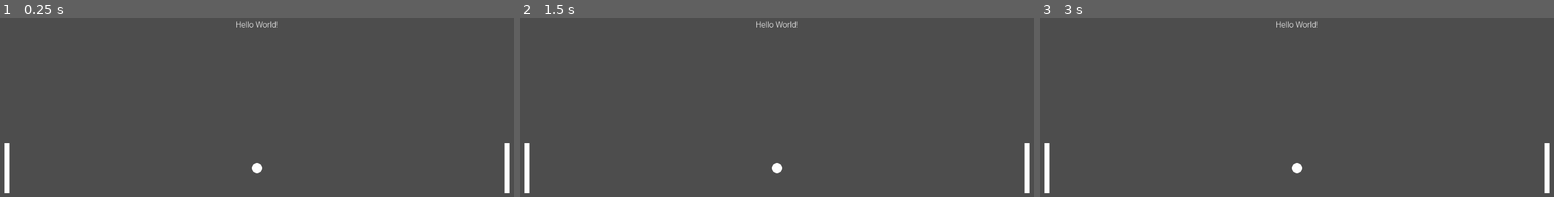
Above: before the commit, frames 1-3 (left to right).
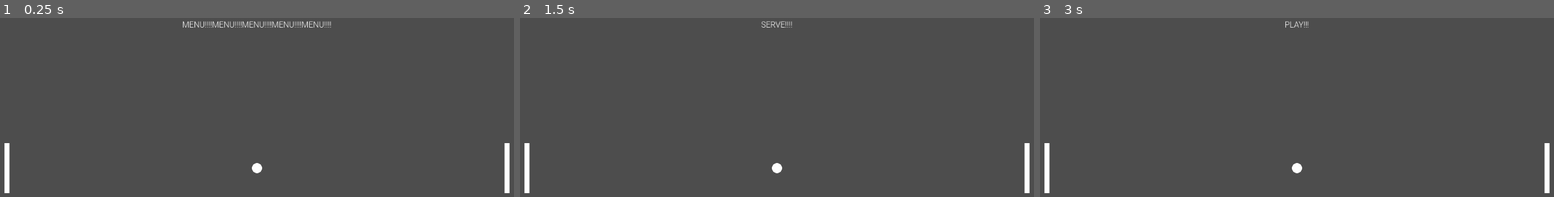
Above: after the commit, the same moments.

Repository: KobyS82/Pong-Remake
Game: Godot game, scene res://pong-03/node_2d.tscn
Same seed, same stepped clock (60 frames per second), same inputs: the game is played once before the commit and once after it.
Inputs:
- Up to frame 1 (0.25 s): no input
- Up to frame 2 (1.5 s): tap Enter at 0.5 s; hold Space 0.53-1.28 s; tap Space at 1.35 s
- Up to frame 3 (3 s): tap Space at 1.52, 1.82, 2.85 s; hold Space 2.03-2.78 s

The runs differ from the first frame. In frame 1, 0.5% of the frame differs, in the area x 35-65%, y 1-6%; in frame 2, 0.2%; in frame 3, 0.1%.

Commit message:
added states for menu/serve/play

Diff:
--- a/pong-03/pong.gd
+++ b/pong-03/pong.gd
@@ -1,4 +1,11 @@
 extends Node2D
+
+# states
+enum GAME_STATE {MENU, SERVE, PLAY}
+var isPlayerServe = true
+
+# current state
+var currentGameState = GAME_STATE.MENU
 
 # screen values
 @onready var screenWidth = get_tree().get_root().size.x
@@ -39,6 +46,11 @@
 # string variable
 var stringPosition
 
+# delta key
+const RESET_DELTA_KEY = 0.0
+const MAX_KEY_TIME = 0.3
+var deltaKeyPress = RESET_DELTA_KEY
+
 func _ready() -> void:
 	#print(get_tree().get_root().size)
 	font.font_data = robotoFile
@@ -47,8 +59,29 @@
 	heightFont = font.get_height()
 	stringPosition = Vector2(halfScreenWidth - halfWidthFont, heightFont)
 
-func _physics_process(_delta: float) -> void:
-	pass
+func _physics_process(delta: float) -> void:
+
+	deltaKeyPress += delta
+
+	match currentGameState:
+		GAME_STATE.MENU:
+			changeString("MENU!!!!MENU!!!!MENU!!!!MENU!!!!MENU!!!!")
+			if(Input.is_key_pressed(KEY_SPACE) and
+			deltaKeyPress > MAX_KEY_TIME):
+				currentGameState = GAME_STATE.SERVE
+				deltaKeyPress = RESET_DELTA_KEY
+		GAME_STATE.SERVE:
+			changeString("SERVE!!!!")
+			if(Input.is_key_pressed(KEY_SPACE)and
+			deltaKeyPress > MAX_KEY_TIME):
+				currentGameState = GAME_STATE.PLAY
+				deltaKeyPress = RESET_DELTA_KEY
+		GAME_STATE.PLAY:
+			changeString("PLAY!!!")
+			if(Input.is_key_pressed(KEY_SPACE)and
+			deltaKeyPress > MAX_KEY_TIME):
+				currentGameState = GAME_STATE.SERVE
+				deltaKeyPress = RESET_DELTA_KEY
 
 func _draw() -> void:
 	setStartingPosition()
@@ -58,3 +91,9 @@
 	draw_rect(playerRectangle, paddleColor)
 	draw_rect(aiRectangle, paddleColor)
 	draw_string(font, stringPosition, stringValue)
+
+func changeString(newStringValue):
+	stringValue = newStringValue
+	halfWidthFont = font.get_string_size(stringValue).x/2
+	stringPosition = Vector2(halfScreenWidth - halfWidthFont, heightFont)
+	queue_redraw()
